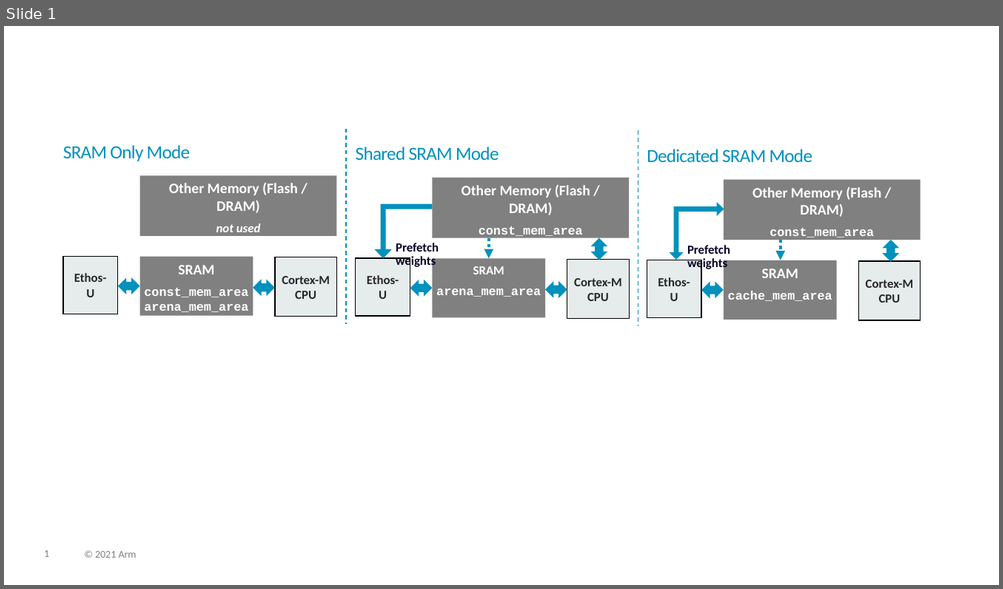
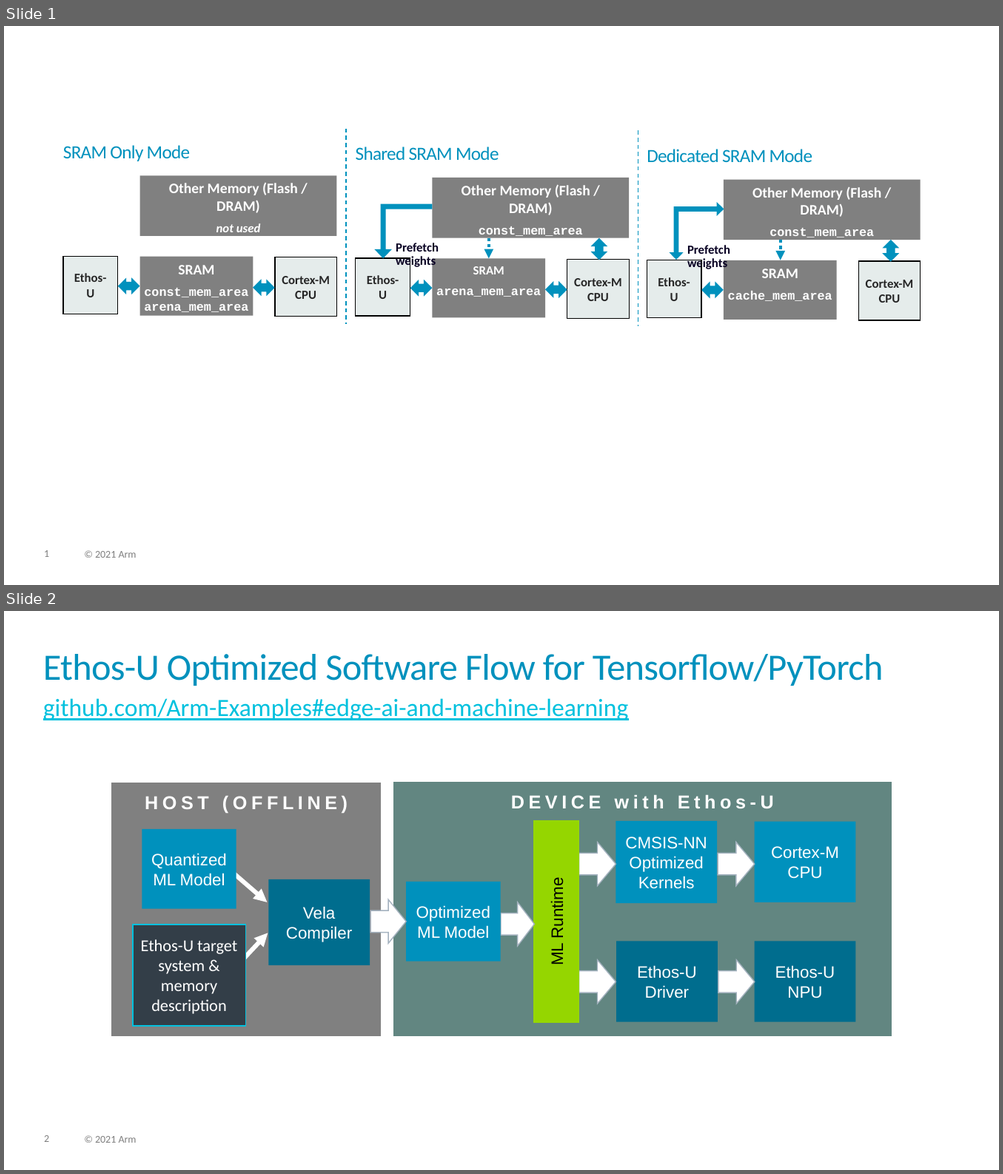
Before and after one commit to ARM-software/CMSIS-Ethos-U, a slide deck: documentation/doxygen/general/src/images/overview.pptx. Shown one above the other, each under a label of ours: slide 1 before the commit, slides 1 and 2 after it. The pictures are 1003x589 and 1003x1174 pixels, drawn with LibreOffice and Linux fonts; fonts in the diff are those of the drawing. Boxes give left, top, right and bottom in pixels: in the first picture for what was removed or moved away, otherwise in the second. Text is boxed around its words. In the diff, an @@ line names an element or a change of style, - is before the commit and + after.

```diff
--- a/documentation/doxygen/general/src/images/overview.pptx
+++ b/documentation/doxygen/general/src/images/overview.pptx
@@ slide 2 added at box(4, 611, 999, 1170), background #FFFFFF; not listed: 2 template elements that a slide beside it also shows @@
@@ title added at box(43, 654, 883, 686), 36 pt, text #0091BD @@
+Ethos-U Optimized Software Flow for Tensorflow/PyTorch
@@ text added at box(43, 698, 628, 721), 24 pt, text #00C1DE, underline @@
+github.com/Arm-Examples#edge-ai-and-machine-learning
@@ rectangle added at box(111, 783, 381, 1038), fill #808080, outline #FFFFFF 1.25 pt, 18 pt, text #FFFFFF, bold @@
+HOST (OFFLINE)
@@ rectangle added at box(393, 782, 892, 1037), fill #628681, outline #FFFFFF 0 pt, 18 pt, text #FFFFFF, bold @@
+DEVICE with Ethos-U
@@ rounded rectangle added at box(142, 829, 236, 909), fill #0091BD, 16 pt, text #FFFFFF @@
+Quantized
+ML Model
@@ rounded rectangle added at box(534, 821, 578, 1022), fill #95D600, outline #95D600 1.25 pt, 16 pt, text #000000 @@
+ML Runtime
@@ rounded rectangle added at box(616, 821, 717, 903), fill #0091BD, 16 pt, text #FFFFFF @@
+CMSIS-NN
+Optimized Kernels
@@ rectangle added at box(754, 821, 855, 902), fill #0091BD, 16 pt, text #FFFFFF @@
+Cortex-M
+CPU
@@ right arrow added at box(579, 843, 616, 886), fill #FFFFFF, outline #A4B2BF 1 pt @@
@@ right arrow added at box(717, 843, 754, 886), fill #FFFFFF, outline #A4B2BF 1 pt @@
@@ arrow added from (220, 863) to (267, 903), #FFFFFF 4.25 pt @@
@@ rounded rectangle added at box(269, 880, 370, 965), fill #006D8E, 16 pt, text #FFFFFF @@
+Vela
+Compiler
@@ rounded rectangle added at box(406, 882, 500, 962), fill #0091BD, 16 pt, text #FFFFFF @@
+Optimized
+ML Model
@@ right arrow added at box(370, 900, 406, 944), fill #FFFFFF, outline #A4B2BF 1 pt @@
@@ right arrow added at box(501, 903, 535, 947), fill #FFFFFF, outline #A4B2BF 1 pt @@
@@ rounded rectangle added at box(132, 924, 246, 1026), fill #333E48, outline #00C1DE 1.25 pt, 16 pt, text #FFFFFF @@
+Ethos-U target system & memory description
@@ arrow added from (236, 967) to (267, 934), #FFFFFF 4.25 pt @@
@@ rounded rectangle added at box(617, 942, 717, 1022), fill #006D8E, 16 pt, text #FFFFFF @@
+Ethos-U Driver
@@ rounded rectangle added at box(754, 942, 855, 1022), fill #006D8E, 16 pt, text #FFFFFF @@
+Ethos-U
+NPU
@@ right arrow added at box(579, 960, 616, 1004), fill #FFFFFF, outline #A4B2BF 1 pt @@
@@ right arrow added at box(718, 960, 754, 1004), fill #FFFFFF, outline #A4B2BF 1 pt @@
```
Also in this commit, not shown: 1 other slide added, 35 other files.
